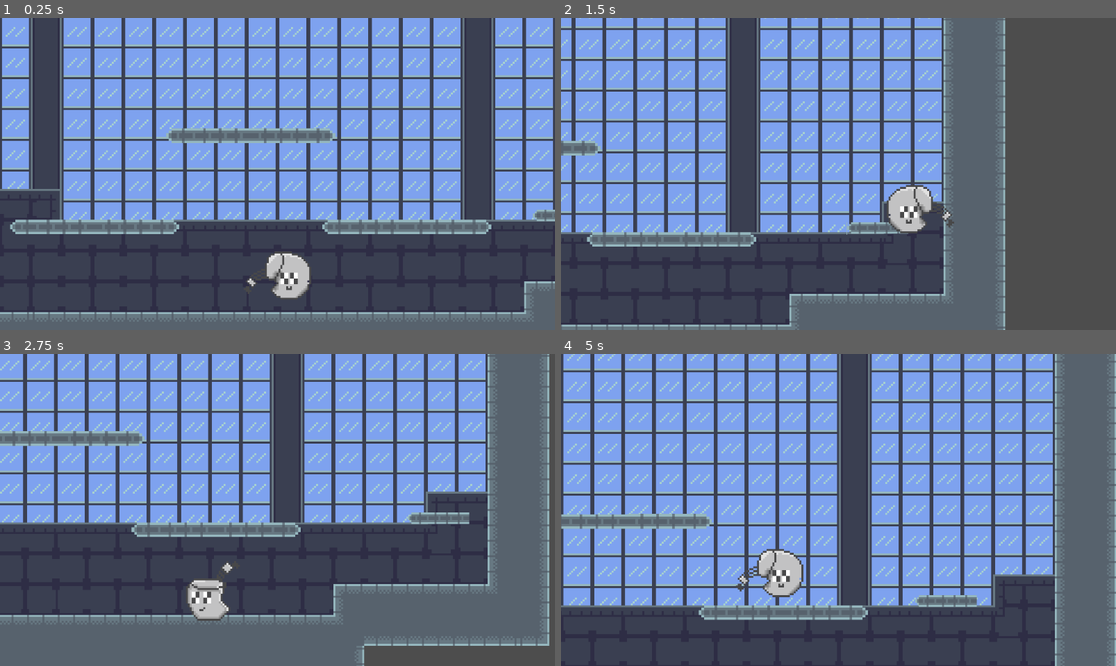
Above: before the commit, frames 1-4 (two rows, left to right).
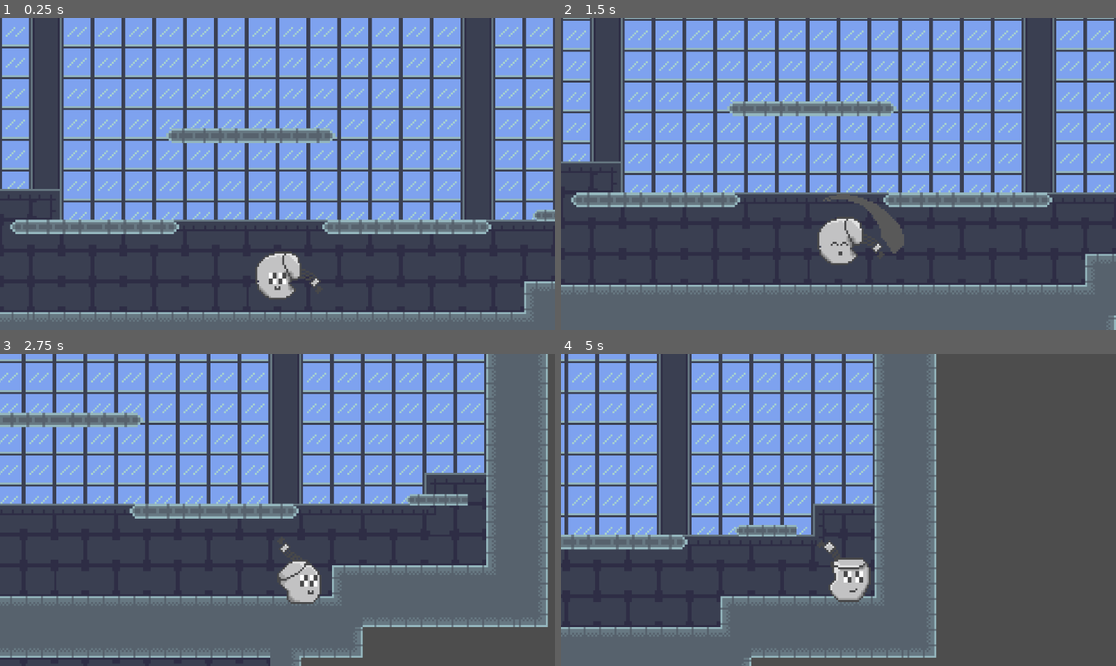
Above: after the commit, the same moments.

Repository: HercMakesThings/godot_platformer_study
Game: Godot game, scene res://scenes/game.tscn
Two runs of this game, one before a commit and one after it. Both use one fixed random seed, a clock stepped at 60 frames per second and the inputs below.
Inputs (mouse positions are in pixels of both pictures, inside the frame that each line leads up to):
- Up to frame 1 (0.25 s): no input
- Up to frame 2 (1.5 s): move the mouse to (960, 158) at 0.52 s; press the mouse at (960, 158) at 0.53 s; hold D (run_right_test) from 0.53 s (still down); tap Space (jump_test) at 0.77, 0.8, 1.07, 1.35 s; move the mouse to (727, 189) at 1.27 s; release the mouse at (727, 189) at 1.28 s
- Up to frame 3 (2.75 s): tap Space (jump_test) at 1.52, 1.82, 2.3 s; click (166, 525) at 1.55 s; move the mouse to (333, 441) at 2.02 s; release D (run_right_test) at 2.03 s; press the mouse at (333, 441) at 2.03 s; hold A (run_left_test) from 2.03 s (still down)
- Up to frame 4 (5 s): move the mouse to (810, 572) at 2.77 s; release A (run_left_test) at 2.78 s; release the mouse at (810, 572) at 2.78 s; hold D (run_right_test) 2.78-4.28 s; click (810, 572) at 2.85 s; tap Space (jump_test) at 3.02, 3.32, 4.52, 4.82 s; move the mouse to (1005, 556) at 3.52 s; hold Space (jump_test) 3.53-4.28 s; move the mouse to (672, 463) at 4.27 s; hold A (run_left_test) from 4.28 s (still down); click (672, 463) at 4.35 s

The runs differ from the first frame. In frame 1, 0.8% of the frame differs, in the area x 44-58%, y 75-90%; in frame 2, 60%; in frame 3, 35%; in frame 4, 75%, in the area x 0-100%, y 0-100%.

Commit message:
refactored player physics system, ongoing

Diff:
--- a/project.godot
+++ b/project.godot
@@ -38,6 +38,21 @@
 , Object(InputEventKey,"resource_local_to_scene":false,"resource_name":"","device":-1,"window_id":0,"alt_pressed":false,"shift_pressed":false,"ctrl_pressed":false,"meta_pressed":false,"pressed":false,"keycode":0,"physical_keycode":4194321,"key_label":0,"unicode":0,"echo":false,"script":null)
 ]
 }
+attack_1_test={
+"deadzone": 0.5,
+"events": [Object(InputEventMouseButton,"resource_local_to_scene":false,"resource_name":"","device":-1,"window_id":0,"alt_pressed":false,"shift_pressed":false,"ctrl_pressed":false,"meta_pressed":false,"button_mask":1,"position":Vector2(76, 15),"global_position":Vector2(80, 56),"factor":1.0,"button_index":1,"canceled":false,"pressed":true,"double_click":false,"script":null)
+]
+}
+attack_2_test={
+"deadzone": 0.5,
+"events": [Object(InputEventMouseButton,"resource_local_to_scene":false,"resource_name":"","device":-1,"window_id":0,"alt_pressed":false,"shift_pressed":false,"ctrl_pressed":false,"meta_pressed":false,"button_mask":1,"position":Vector2(97, 13),"global_position":Vector2(101, 54),"factor":1.0,"button_index":1,"canceled":false,"pressed":true,"double_click":false,"script":null)
+]
+}
+attack_3_test={
+"deadzone": 0.5,
+"events": [Object(InputEventMouseButton,"resource_local_to_scene":false,"resource_name":"","device":-1,"window_id":0,"alt_pressed":false,"shift_pressed":false,"ctrl_pressed":false,"meta_pressed":false,"button_mask":1,"position":Vector2(48, 6),"global_position":Vector2(52, 47),"factor":1.0,"button_index":1,"canceled":false,"pressed":true,"double_click":false,"script":null)
+]
+}
 
 [rendering]
 
--- /dev/null
+++ b/scenes/PlayerBasicAttack.gd
@@ -0,0 +1,47 @@
+extends State
+class_name PlayerBasicAttack
+
+@onready var animated_sprite_2d = $"../../AnimatedSprite2D"
+@onready var player = $"../.."
+
+signal is_player_attacking
+
+var attack_frames
+var attack_count
+
+#@onready var hitbox_1 = get_node("./atk_1_hitbox")
+#@onready var atk_1_hitbox = $atk_1_hitbox
+
+func Enter():
+	attack_frames = 0
+	attack_count = 1
+	is_player_attacking.emit()
+	var direction = Input.get_axis("run_left_test", "run_right_test")
+	if player.dir == 1:
+		animated_sprite_2d.flip_h = false
+	elif player.dir == -1:
+		animated_sprite_2d.flip_h = true
+	elif player.dir == 0:
+		if player.prev_dir == 1:
+			animated_sprite_2d.flip_h = false
+		elif player.prev_dir == -1:
+			animated_sprite_2d.flip_h = true
+	animated_sprite_2d.play("basic_attack_1")
+
+	#add_child(atk_1_hitbox)
+
+func Update(_delta):
+	#atk_1_hitbox.shape_owner_get_shape()
+	#self.remove_child(atk_1_hitbox)
+	#if attack_frames == 15:
+		#self.add_child(atk_1_hitbox)
+	#if attack_count == 1:
+		#animated_sprite_2d.play("basic_attack_1")
+	if attack_frames >= 30:
+		state_transition.emit(self, "PlayerIdle")
+		return
+	attack_frames = attack_frames + 1
+	pass
+
+func Exit():
+	pass
--- a/scenes/game.tscn
+++ b/scenes/game.tscn
@@ -298,7 +298,8 @@
 8:8/0/physics_layer_0/angular_velocity = 0.0
 
 [sub_resource type="TileSet" id="TileSet_vxjgo"]
-physics_layer_0/collision_layer = 1
+physics_layer_0/collision_layer = 5
+physics_layer_0/collision_mask = 5
 sources/0 = SubResource("TileSetAtlasSource_bybem")
 
 [sub_resource type="Animation" id="Animation_fgsh8"]
--- /dev/null
+++ b/scenes/hitbox.tscn
@@ -0,0 +1,18 @@
+[gd_scene load_steps=3 format=3 uid="uid://cl6f5342w14nm"]
+
+[ext_resource type="Script" path="res://scripts/Hitbox.gd" id="1_jo2o2"]
+
+[sub_resource type="CapsuleShape2D" id="CapsuleShape2D_yjo35"]
+radius = 6.0
+height = 38.0
+
+[node name="Hitbox" type="Area2D"]
+collision_layer = 4
+collision_mask = 5
+script = ExtResource("1_jo2o2")
+
+[node name="CollisionShape2D" type="CollisionShape2D" parent="."]
+shape = SubResource("CapsuleShape2D_yjo35")
+debug_color = Color(0.781592, 0.33985, 0.700691, 0.42)
+
+[connection signal="body_entered" from="." to="." method="_on_body_entered"]
--- a/scenes/player.tscn
+++ b/scenes/player.tscn
@@ -1,9 +1,33 @@
-[gd_scene load_steps=16 format=3 uid="uid://cyyv6s252qdk7"]
+[gd_scene load_steps=28 format=3 uid="uid://cyyv6s252qdk7"]
 
 [ext_resource type="Script" path="res://scripts/player.gd" id="1_dt3sa"]
 [ext_resource type="Texture2D" uid="uid://8i4sl3qlntny" path="res://assets/sprites/flushy/pixel_flushy_og_pose-Sheet.png" id="1_xu7rx"]
 [ext_resource type="Texture2D" uid="uid://j5kyoh104dcj" path="res://assets/sprites/flushy/pixel_flushy_og_pose_walking-Sheet.png" id="3_34dju"]
 [ext_resource type="Texture2D" uid="uid://2onqcbrn74pl" path="res://assets/sprites/flushy/pixel_flushy_attack_basic-Sheet.png" id="3_ruck4"]
+[ext_resource type="Script" path="res://scripts/finite_state_machine.gd" id="5_1ug4c"]
+[ext_resource type="Script" path="res://scenes/sprite_position_util.gd" id="5_sssnf"]
+[ext_resource type="Script" path="res://scripts/player_idle.gd" id="6_aa1a6"]
+[ext_resource type="Script" path="res://scripts/player_move.gd" id="7_so2gr"]
+[ext_resource type="Script" path="res://scripts/PlayerInAir.gd" id="8_rwgix"]
+[ext_resource type="Script" path="res://scripts/player_jump_squat.gd" id="9_hhvrr"]
+[ext_resource type="Script" path="res://scenes/PlayerBasicAttack.gd" id="10_q08rp"]
+[ext_resource type="PackedScene" uid="uid://cl6f5342w14nm" path="res://scenes/hitbox.tscn" id="12_3dntq"]
+
+[sub_resource type="AtlasTexture" id="AtlasTexture_ig227"]
+atlas = ExtResource("3_ruck4")
+region = Rect2(64, 0, 64, 64)
+
+[sub_resource type="AtlasTexture" id="AtlasTexture_38out"]
+atlas = ExtResource("3_ruck4")
+region = Rect2(128, 0, 64, 64)
+
+[sub_resource type="AtlasTexture" id="AtlasTexture_fn4bt"]
+atlas = ExtResource("3_ruck4")
+region = Rect2(192, 0, 64, 64)
+
+[sub_resource type="AtlasTexture" id="AtlasTexture_3q3wk"]
+atlas = ExtResource("3_ruck4")
+region = Rect2(0, 64, 64, 64)
 
 [sub_resource type="AtlasTexture" id="AtlasTexture_lcnnc"]
 atlas = ExtResource("1_xu7rx")
@@ -21,9 +45,9 @@
 atlas = ExtResource("3_ruck4")
 region = Rect2(129, 154, 53, 36)
 
-[sub_resource type="AtlasTexture" id="AtlasTexture_uj3o6"]
+[sub_resource type="AtlasTexture" id="AtlasTexture_d8lei"]
 atlas = ExtResource("3_ruck4")
-region = Rect2(122, 84, 61, 42)
+region = Rect2(134, 89, 32, 37)
 
 [sub_resource type="AtlasTexture" id="AtlasTexture_xqeti"]
 atlas = ExtResource("3_34dju")
@@ -43,6 +67,23 @@
 
 [sub_resource type="SpriteFrames" id="SpriteFrames_32tf0"]
 animations = [{
+"frames": [{
+"duration": 1.0,
+"texture": SubResource("AtlasTexture_ig227")
+}, {
+"duration": 1.0,
+"texture": SubResource("AtlasTexture_38out")
+}, {
+"duration": 1.0,
+"texture": SubResource("AtlasTexture_fn4bt")
+}, {
+"duration": 1.0,
+"texture": SubResource("AtlasTexture_3q3wk")
+}],
+"loop": true,
+"name": &"basic_attack_1",
+"speed": 5.0
+}, {
 "frames": [{
 "duration": 1.0,
 "texture": SubResource("AtlasTexture_lcnnc")
@@ -67,7 +108,7 @@
 }, {
 "frames": [{
 "duration": 1.0,
-"texture": SubResource("AtlasTexture_uj3o6")
+"texture": SubResource("AtlasTexture_d8lei")
 }],
 "loop": true,
 "name": &"jump_squat",
@@ -106,6 +147,31 @@
 position = Vector2(3, -5)
 sprite_frames = SubResource("SpriteFrames_32tf0")
 animation = &"walk_right"
+offset = Vector2(6.01, -15.445)
+script = ExtResource("5_sssnf")
 
 [node name="CollisionShape2D" type="CollisionShape2D" parent="."]
 shape = SubResource("CircleShape2D_onhl1")
+
+[node name="FSM" type="Node" parent="." node_paths=PackedStringArray("initial_state")]
+script = ExtResource("5_1ug4c")
+initial_state = NodePath("PlayerMove")
+
+[node name="PlayerIdle" type="Node" parent="FSM"]
+script = ExtResource("6_aa1a6")
+
+[node name="PlayerMove" type="Node" parent="FSM"]
+script = ExtResource("7_so2gr")
+
+[node name="PlayerInAir" type="Node" parent="FSM"]
+script = ExtResource("8_rwgix")
+
+[node name="PlayerJumpSquat" type="Node" parent="FSM"]
+script = ExtResource("9_hhvrr")
+
+[node name="PlayerBasicAttack" type="Node" parent="FSM"]
+script = ExtResource("10_q08rp")
+
+[node name="Hitbox" parent="." instance=ExtResource("12_3dntq")]
+position = Vector2(18, -12)
+rotation = -0.565487
--- /dev/null
+++ b/scenes/sprite_position_util.gd
@@ -0,0 +1,22 @@
+extends AnimatedSprite2D
+
+
+# Called when the node enters the scene tree for the first time.
+func _ready():
+	pass # Replace with function body.
+
+
+# Called every frame. 'delta' is the elapsed time since the previous frame.
+func _process(delta):
+	# fix sprite sheet size inconsistencies
+	if animation == "basic_attack_1":
+		if self.flip_h:
+			offset.x = -4
+			offset.y = -15
+		else:
+			offset.x = 6
+			offset.y = -15
+		return
+	if animation != "basic_attack_1":
+		offset.x = 0
+		offset.y = 0
--- /dev/null
+++ b/scripts/Hitbox.gd
@@ -0,0 +1,26 @@
+extends Area2D
+
+@onready var player = $".."
+
+# Called when the node enters the scene tree for the first time.
+func _ready():
+	print("ready from hitbox!")
+	pass # Replace with function body.
+
+
+# Called every frame. 'delta' is the elapsed time since the previous frame.
+func _process(delta):
+	pass
+	#if player.dir != 0:
+		#position.x = position.x * player.dir
+
+func _physics_process(delta):
+	#pass
+	print("player direction: " + str(player.dir))
+	if player.dir != 0:
+		position.x = position.x * player.dir * delta * 60
+	#else:
+		#position.x = position.x * player.prev_dir
+
+func _on_body_entered(body):
+	print("ping!")
--- /dev/null
+++ b/scripts/PlayerInAir.gd
@@ -0,0 +1,13 @@
+extends State
+class_name PlayerInAir
+
+@onready var player = $"../.."
+
+# Called when the node enters the scene tree for the first time.
+func _ready():
+	pass # Replace with function body.
+
+
+# Called every frame. 'delta' is the elapsed time since the previous frame.
+func _process(delta):
+	pass
--- /dev/null
+++ b/scripts/State.gd
@@ -0,0 +1,13 @@
+extends Node
+class_name State
+
+signal state_transition
+
+func Enter():
+	pass
+
+func Exit():
+	pass
+
+func Update(_delta: float):
+	pass
--- /dev/null
+++ b/scripts/finite_state_machine.gd
@@ -0,0 +1,58 @@
+extends Node
+class_name FiniteStateMachine
+
+var states: Dictionary = {}
+var current_state: State
+@export var initial_state: State
+
+# Called when the node enters the scene tree for the first time.
+func _ready():
+	for child in get_children():
+		if child is State:
+			states[child.name.to_lower()] = child
+			child.state_transition.connect(change_state)
+
+		if initial_state:
+			initial_state.Enter()
+			current_state = initial_state
+
+func change_state(source_state: State, new_state_name: String):
+	if source_state != current_state:
+		print("Invalid state change trying from: " + source_state.name + " but currently in: " + current_state.name)
+		return
+
+	var new_state = states.get(new_state_name.to_lower())
+	if !new_state:
+		print("New state is empty")
+		return
+
+	if current_state:
+		current_state.Exit()
+
+	new_state.Enter()
+
+	current_state = new_state
+
+func force_change_state(new_state: String):
+	var newState = states.get(new_state.to_lower())
+
+	if !newState:
+		print(newState + " state does not exist in state machine")
+		return
+
+	if current_state == newState:
+		print("error, state is same, aborting")
+		return
+
+	if current_state:
+		var exit_callable = Callable(current_state, "Exit")
+		exit_callable.call_deferred()
+
+	newState.Enter()
+
+	current_state = newState
+
+func _physics_process(delta):
+	#print(current_state.name.to_lower())
+	if current_state:
+		current_state.Update(delta)
--- a/scripts/player.gd
+++ b/scripts/player.gd
@@ -1,57 +1,78 @@
+class_name Player
 extends CharacterBody2D
-
 
 #const SPEED = 200.0
 @export var speed: float = 200.0
+const MAX_SPEED: float = 200.0
 const JUMP_VELOCITY = -300.0
+@onready var fsm = $FSM
+var dir: int = 1
+var prev_dir: int
+var accel: Vector2
+var mass: float = 5.0
+var attack_flag: bool = false
+var fr_force = Vector2(0,0)
+var fr_threshold = 20
 
 # Get the gravity from the project settings to be synced with RigidBody nodes.
 var gravity = ProjectSettings.get_setting("physics/2d/default_gravity")
 
 @onready var animated_sprite = $AnimatedSprite2D
 
+func _ready():
+	prev_dir = dir
+
+	fsm.find_child("PlayerMove").is_player_moving.connect(_on_player_moving)
+	fsm.find_child("PlayerJumpSquat").is_player_jumping.connect(_on_player_jumping)
+	fsm.find_child("PlayerBasicAttack").is_player_attacking.connect(_on_player_attacking)
+
+func _on_player_moving(direction, delta):
+	if dir != 0 and is_on_floor():
+		prev_dir = dir
+	dir = direction
+	#print("direction: " + str(direction))
+	#print("dir: " + str(dir))
+	#print("prev_dir: " + str(prev_dir))
+	var run_force = Vector2(150,0)
+	accel = calc_accel(run_force)
+	#velocity.x = dir * (speed * delta * 60)
+	if abs(velocity.x) < MAX_SPEED:
+		velocity.x = ((velocity.x + accel.x * dir) * delta * 60)
+	#elif abs(velocity.x) <= fr_threshold:
+		#velocity.x = 0
+	else:
+		velocity.x = dir * MAX_SPEED * delta * 60
+		accel.x = 0
+	#if dir:
+		#velocity.x = dir * speed
+	#else:
+		#velocity.x = move_toward(velocity.x, 0, speed)
+
+func _on_player_jumping(type):
+	#print(type)
+	if type == "high":
+		velocity.y = JUMP_VELOCITY
+	if type == "short":
+		velocity.y = JUMP_VELOCITY*0.65
+
+func _on_player_attacking():
+	attack_flag = true
+
 func _physics_process(delta):
-	# reset horizontal orientation
-	animated_sprite.flip_h = false
-	# Add the gravity.
 	if not is_on_floor():
 		velocity.y += gravity * delta
 
-	# Handle jump.
-	if Input.is_action_just_pressed("jump_test") and is_on_floor():
-		velocity.y = JUMP_VELOCITY
-
-	# Gets the input direction: -1, 0, or 1
-	var direction = Input.get_axis("run_left_test", "run_right_test")
-
-	# flip the sprite
-	#if direction > 0:
-		#animated_sprite.flip_h = false
-	#elif direction < 0:
-		#animated_sprite.flip_h = true
-
-	# play animations
-	if is_on_floor():
-		if direction == 0:
-			animated_sprite.play("idle")
-		else:
-			if direction > 0:
-				animated_sprite.play("walk_right")
-			elif direction < 0:
-				animated_sprite.play("walk_left")
-	else:
-		if direction > 0:
-			animated_sprite.flip_h = false
-			animated_sprite.play("in_air")
-		else:
-			animated_sprite.flip_h = true
-			animated_sprite.play("in_air")
-
-	if direction:
-		#velocity.x = direction * SPEED
-		velocity.x = direction * speed
-	else:
-		#velocity.x = move_toward(velocity.x, 0, SPEED)
-		velocity.x = move_toward(velocity.x, 0, speed)
+	if attack_flag and is_on_floor():
+		#velocity.x = lerp(velocity.x, float(0), 0.25)
+		#velocity.x = velocity.x * 0.80
+		velocity.x = velocity.x - (5 * dir)
+		if abs(velocity.x) < 120:
+			attack_flag = false
+			velocity.x = 0
+	#print(attack_flag)
+	#print(velocity.x)
 
 	move_and_slide()
+
+func calc_accel(force: Vector2) -> Vector2:
+	return force / mass
--- /dev/null
+++ b/scripts/player_idle.gd
@@ -0,0 +1,37 @@
+extends State
+class_name PlayerIdle
+
+#@export var animated_sprite: AnimatedSprite2D
+@onready var animated_sprite = $"../../AnimatedSprite2D"
+@onready var player = $"../.."
+
+
+func Enter():
+	animated_sprite.flip_h = false
+	if player.dir == 1:
+		animated_sprite.flip_h = false
+	elif player.dir == -1:
+		animated_sprite.flip_h = true
+	elif player.dir == 0:
+		if player.prev_dir == 1:
+			animated_sprite.flip_h = false
+		elif player.prev_dir == -1:
+			animated_sprite.flip_h = true
+	animated_sprite.play("idle")
+	pass
+
+func Update(_delta: float):
+	if abs(player.velocity.x) > 0:
+		#player.velocity.x = 0
+		player.velocity.x = move_toward(player.velocity.x, 0, _delta * 600)
+	if not player.is_on_floor():
+		state_transition.emit(self, "PlayerMove")
+	if Input.is_action_just_pressed("run_right_test") or Input.is_action_just_pressed("run_left_test"):
+		state_transition.emit(self, "PlayerMove")
+	if Input.is_action_pressed("jump_test") and player.is_on_floor():
+		state_transition.emit(self, "PlayerJumpSquat")
+	if Input.is_action_pressed("attack_1_test"):
+		state_transition.emit(self, "PlayerBasicAttack")
+
+func Exit():
+	pass
--- /dev/null
+++ b/scripts/player_jump_squat.gd
@@ -0,0 +1,42 @@
+extends State
+class_name PlayerJumpSquat
+
+@onready var animated_sprite = $"../../AnimatedSprite2D"
+#@onready var animated_sprite_js = $"../../AnimatedSprite2D2"
+@onready var player = $"../.."
+
+signal is_player_jumping(type: String)
+
+var squat_frames
+
+func Enter():
+	squat_frames = 0
+
+
+func Update(_delta):
+	animated_sprite.play("jump_squat")
+	#if squat_frames >= 3:
+		#if Input.is_action_just_released("jump_test"):
+			#is_player_jumping.emit("high")
+			#state_transition.emit(self, "PlayerMove")
+			#return
+	#elif squat_frames < 3:
+		#if Input.is_action_just_released("jump_test"):
+			#is_player_jumping.emit("short")
+			#state_transition.emit(self, "PlayerMove")
+			#return
+
+	#squat_frames += squat_frames
+	squat_frames = squat_frames + 1
+	#print(squat_frames)
+	if Input.is_action_just_released("jump_test"):
+		is_player_jumping.emit("short")
+		state_transition.emit(self, "PlayerMove")
+		return
+	if squat_frames >= 4:
+		is_player_jumping.emit("high")
+		state_transition.emit(self, "PlayerMove")
+		return
+
+func Exit():
+	pass
--- /dev/null
+++ b/scripts/player_move.gd
@@ -0,0 +1,68 @@
+extends State
+class_name PlayerMove
+
+#@export var animated_sprite: AnimatedSprite2D
+@onready var animated_sprite = $"../../AnimatedSprite2D"
+@onready var player = $"../.."
+
+signal is_player_moving(dir, delta)
+signal is_player_jumping(bool)
+
+func get_player_axis(neg_action, pos_action):
+	return Input.get_action_strength(pos_action, true) - Input.get_action_strength(neg_action, true)
+
+func Enter():
+	pass
+
+func Update(_delta: float):
+	# reset horizontal orientation
+	animated_sprite.flip_h = false
+
+	# Handle jump.
+	if Input.is_action_pressed("jump_test") and player.is_on_floor():
+		#player.velocity.y = player.JUMP_VELOCITY
+		#is_player_jumping.emit(true)
+		state_transition.emit(self, "PlayerJumpSquat")
+		return
+
+	if Input.is_action_pressed("attack_1_test"):
+		state_transition.emit(self, "PlayerBasicAttack")
+		return
+
+	# Gets the input direction: -1, 0, or 1
+	#var direction = Input.get_axis("run_left_test", "run_right_test")
+	var direction = get_player_axis("run_left_test", "run_right_test")
+
+	# play animations
+	if player.is_on_floor():
+		if direction == 0 and !Input.is_action_pressed("run_left_test") and !Input.is_action_pressed("run_right_test"):
+			state_transition.emit(self, "PlayerIdle")
+		else:
+			if direction > 0:
+				animated_sprite.play("walk_right")
+			elif direction < 0:
+				animated_sprite.play("walk_left")
+	else:
+		#if player.dir == 1:
+			#animated_sprite.flip_h = false
+		#elif player.dir == -1:
+			#animated_sprite.flip_h = true
+		#elif player.dir == 0:
+			#if player.prev_dir == 1:
+				#animated_sprite.flip_h = false
+			#elif player.prev_dir == -1:
+				#animated_sprite.flip_h = true
+		if player.prev_dir == -1:
+			animated_sprite.flip_h = true
+		elif player.prev_dir == 1:
+			animated_sprite.flip_h = false
+		animated_sprite.play("in_air")
+
+	if direction:
+		is_player_moving.emit(direction, _delta)
+	else:
+		#player.velocity.x = move_toward(player.velocity.x, 0, player.speed)
+		is_player_moving.emit(direction, _delta)
+
+func Exit():
+	pass
--- /dev/null
+++ b/scripts/test_hitbox.gd
@@ -0,0 +1,16 @@
+extends Area2D
+
+
+# Called when the node enters the scene tree for the first time.
+func _ready():
+	pass # Replace with function body.
+
+
+# Called every frame. 'delta' is the elapsed time since the previous frame.
+func _process(delta):
+	pass
+
+
+func _on_area_entered(area):
+	print("ping!")
+	pass # Replace with function body.
--- /dev/null
+++ b/shaders/debug_hitbox.gdshader
@@ -0,0 +1,16 @@
+shader_type canvas_item;
+
+void vertex() {
+	// Called for every vertex the material is visible on.
+}
+
+void fragment() {
+	// Called for every pixel the material is visible on.
+	vec4 color = vec4(1,0,0,1);
+	COLOR = color;
+}
+
+//void light() {
+	// Called for every pixel for every light affecting the CanvasItem.
+	// Uncomment to replace the default light processing function with this one.
+//}
